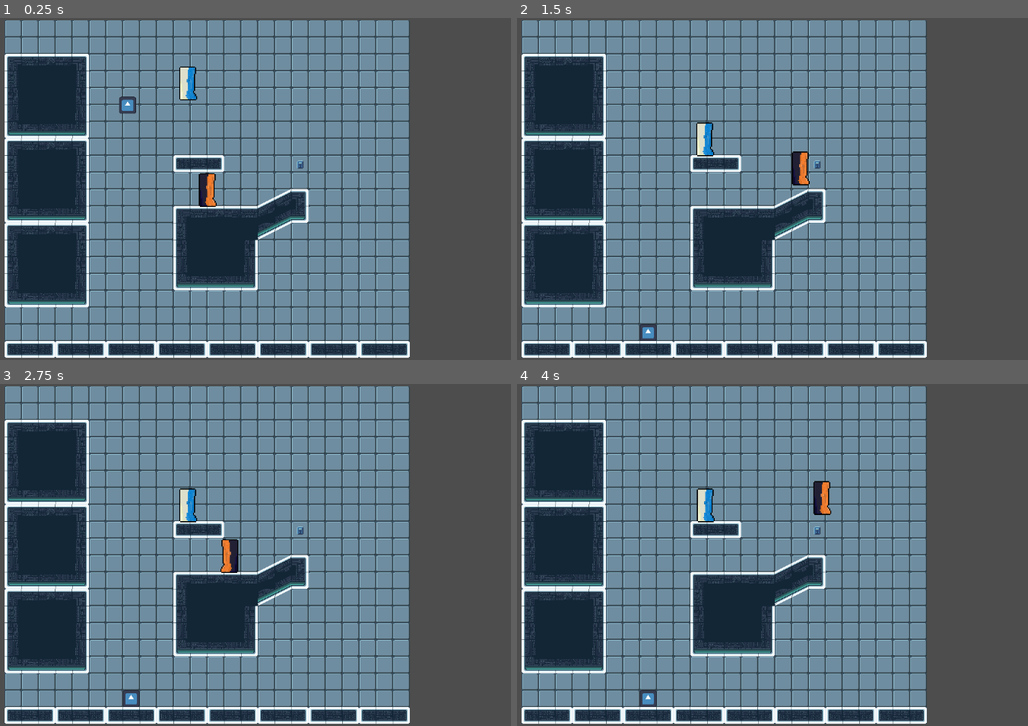
Above: before the commit, frames 1-4 (two rows, left to right).
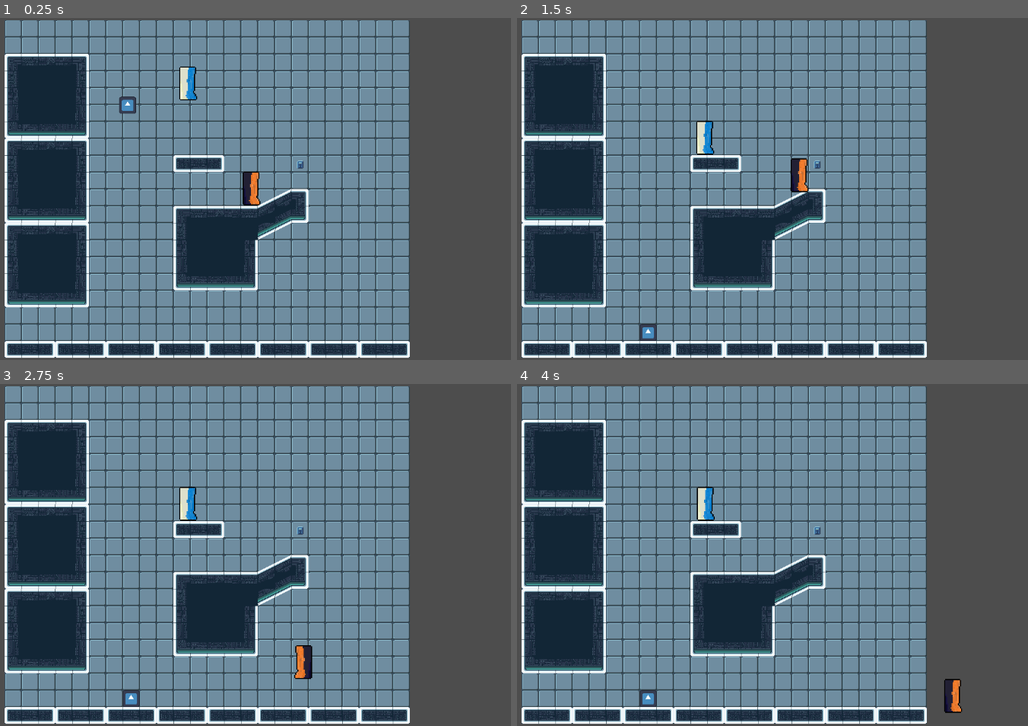
Above: after the commit, the same moments.

Repository: Calverin/Thinking-As-Portals
Game: Godot game, scene res://Scenes/root.tscn
Same seed, same stepped clock (60 frames per second), same inputs: the game is played once before the commit and once after it. The engine's default icon, where the game draws it, is replaced by a stand-in: a white triangle on a blue panel in a dark square.
Inputs (mouse positions are in pixels of both pictures, inside the frame that each line leads up to):
- Up to frame 1 (0.25 s): no input
- Up to frame 2 (1.5 s): move the mouse to (859, 171) at 0.52 s; hold D (right) from 0.53 s (still down); tap Up (up) at 0.6, 0.77, 1.07 s; move the mouse to (603, 206) at 1.27 s; tap Space (switch) at 1.35 s
- Up to frame 3 (2.75 s): tap Up (up) at 1.52, 1.55, 1.82, 2.1 s; move the mouse to (265, 479) at 2.02 s; release D (right) at 2.03 s; hold Left (left) from 2.03 s (still down)
- Up to frame 4 (4 s): move the mouse to (695, 623) at 2.77 s; release Left (left) at 2.78 s; hold D (right) from 2.78 s (still down); tap Space (switch) at 2.85 s; tap Up (up) at 3.02, 3.05, 3.32, 3.6, 3.77 s; move the mouse to (905, 606) at 3.52 s

The runs differ from the first frame. In frame 1, 0.6% of the frame differs, in the area x 38-52%, y 44-56%; in frame 2, 0.3%; in frame 3, 0.8%, in the area x 34-62%, y 30-87%; in frame 4, 0.7%.

Commit message:
box now teleports, but collision is wack

Diff:
--- /dev/null
+++ b/Scenes/Box.gd
@@ -0,0 +1,16 @@
+extends Area2D
+
+
+# Called when the node enters the scene tree for the first time.
+func _ready():
+	pass # Replace with function body.
+
+
+# Called every frame. 'delta' is the elapsed time since the previous frame.
+func _process(delta):
+	pass
+
+func _on_body_entered(body):
+	if body.is_in_group("Portal"):
+		get_tree().reload_current_scene()
+	pass
--- a/Scenes/root.tscn
+++ b/Scenes/root.tscn
@@ -11,8 +11,8 @@
 size = Vector2(32, 32)
 
 [sub_resource type="CapsuleShape2D" id="CapsuleShape2D_144ia"]
-radius = 16.0
-height = 60.0
+radius = 18.0
+height = 66.0
 
 [node name="ROOT" type="Node2D"]
 metadata/_edit_vertical_guides_ = [-588.0]
@@ -45,19 +45,21 @@
 layer_1/z_index = 0
 layer_1/tile_data = PackedInt32Array(131070, 131073, 4, 196606, 131073, 5, 262142, 131073, 6, 327678, 131073, 7, 393214 …(2490 unchanged characters)…
 
-[node name="Box" type="RigidBody2D" parent="World"]
+[node name="Box" type="RigidBody2D" parent="World" groups=["box"]]
 position = Vector2(-151, -187)
-
-[node name="CollisionShape2D" type="CollisionShape2D" parent="World/Box"]
-shape = SubResource("RectangleShape2D_nrhdw")
-metadata/_edit_lock_ = true
 
 [node name="Sprite2D" type="Sprite2D" parent="World/Box"]
 scale = Vector2(0.25, 0.25)
 texture = ExtResource("2_c8b4x")
 metadata/_edit_lock_ = true
 
-[node name="Orange Portal" type="CharacterBody2D" parent="World"]
+[node name="CollisionShape2D" type="CollisionShape2D" parent="World/Box"]
+shape = SubResource("RectangleShape2D_nrhdw")
+debug_color = Color(0.984314, 0, 0.333333, 0.419608)
+metadata/_edit_lock_ = true
+
+[node name="Orange Portal" type="CharacterBody2D" parent="World" groups=["Portal"]]
+position = Vector2(83, -13)
 script = ExtResource("4_j7ddk")
 active = true
 
@@ -70,7 +72,7 @@
 shape = SubResource("CapsuleShape2D_144ia")
 metadata/_edit_lock_ = true
 
-[node name="Blue Portal" type="CharacterBody2D" parent="World"]
+[node name="Blue Portal" type="CharacterBody2D" parent="World" groups=["Portal"]]
 position = Vector2(-37, -233)
 script = ExtResource("4_j7ddk")
 
--- a/Scripts/Portal.gd
+++ b/Scripts/Portal.gd
@@ -4,10 +4,15 @@
 const SPEED = 300.0
 const JUMP_VELOCITY = -400.0
 
+var nodePath
+
+var box_posistion
+
 @export var active = false
 
 @onready var sprite = $Sprite2D
 @onready var other_portal = $"../Blue Portal" if self.get("name") == "Orange Portal" else $"../Orange Portal"
+var other_portal_postion = Vector2.ZERO
 
 # Get the gravity from the project settings to be synced with RigidBody nodes.
 var gravity = ProjectSettings.get_setting("physics/2d/default_gravity")
@@ -15,6 +20,8 @@
 
 func _physics_process(delta):
 	# Add the gravity.
+
+
 	if not is_on_floor():
 		velocity.y += gravity * delta
 
@@ -46,3 +53,16 @@
 		velocity.x = move_toward(velocity.x, 0, SPEED)
 
 	move_and_slide()
+	for index in get_slide_collision_count():
+		var collision := get_slide_collision(index)
+		if (collision.get_collider().name == "Box"):
+			other_portal_postion = get_node("/root/ROOT/World/Blue Portal").position
+			box_posistion = get_node("/root/ROOT/World/Box").position
+			print("the box position is", box_posistion)
+			print("the blue portal position is", other_portal_postion)
+			print("I collided with ", collision.get_collider().name)
+			get_node("/root/ROOT/World/Box").position = other_portal_postion
+
+func teleport_box(other_portal_postion: Node2D) -> void:
+	var box_posistion = get_node("Box")
+	box_posistion.position = other_portal_postion.position
